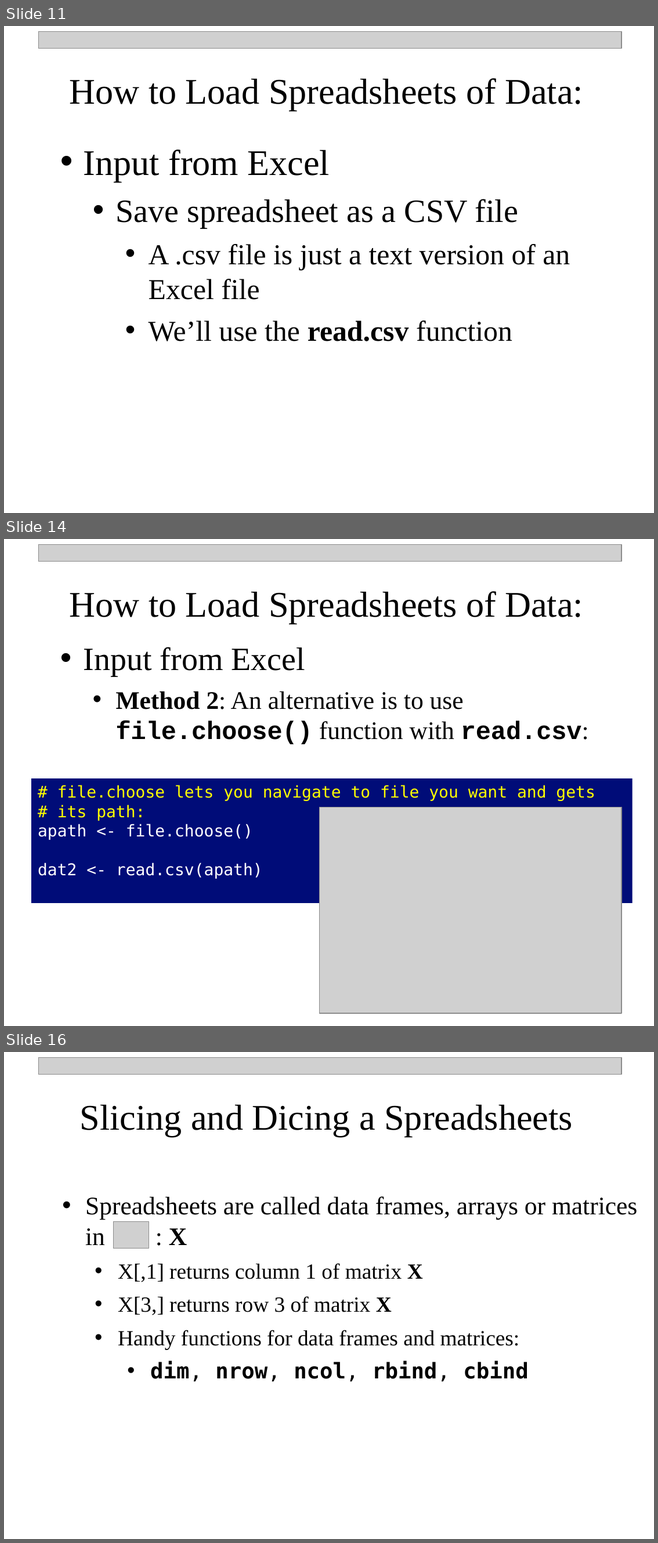
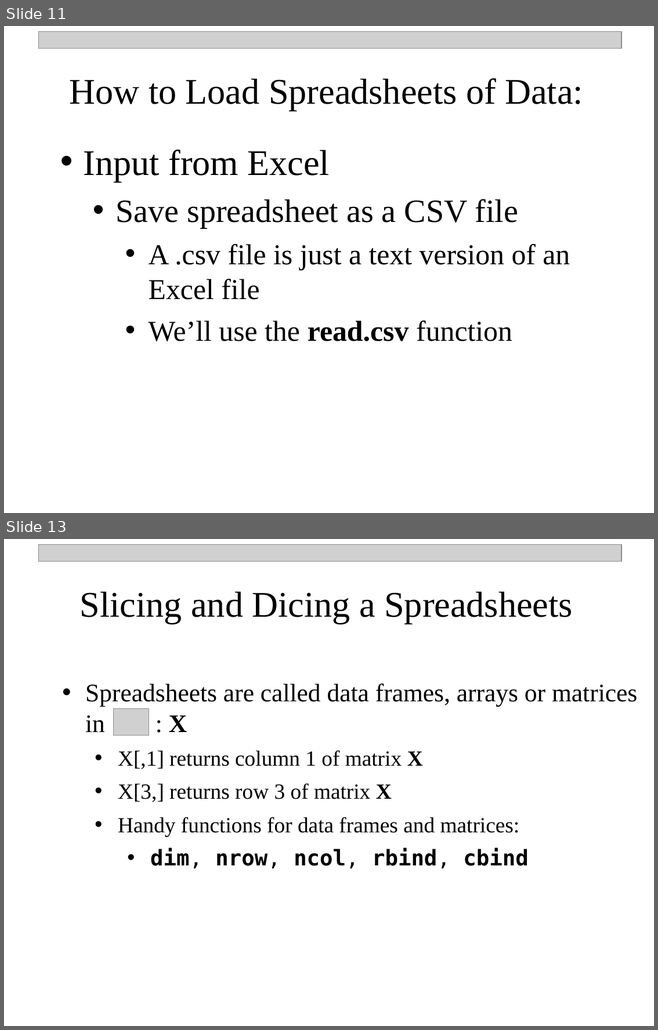
Before and after one commit to npetraco/workshop21, a slide deck: notes/day_1.pptx. Shown one above the other, each under a label of ours: slides 11, 14 and 16 before the commit, slides 11 and 13 after it; the slides between them are not shown. The pictures are 658x1543 and 658x1030 pixels, drawn with LibreOffice and Linux fonts; fonts in the diff are those of the drawing; grey boxes stand for pictures. Boxes give left, top, right and bottom in pixels: in the first picture for what was removed or moved away, otherwise in the second. Text is boxed around its words. In the diff, an @@ line names an element or a change of style, - is before the commit and + after.

```diff
--- a/notes/day_1.pptx
+++ b/notes/day_1.pptx
@@ slide 14 removed at (4,539,654,1026), background #FFFFFF @@
@@ picture removed at (38,544,621,561) @@
@@ text removed at (70,591,583,624) @@
-How to Load Spreadsheets of Data:
@@ text removed at (83,647,589,744) @@
-  • Input from Excel
-    • Method 2: An alternative is to use file.choose() function with read.csv:
@@ rectangle removed at (31,779,632,903) @@
-# file.choose lets you navigate to file you want and gets
-# its path:
-apath <- file.choose()
-dat2 <- read.csv(apath)
@@ picture removed at (320,808,621,1013) @@
@@ what was slide 16 is now slide 13 @@
```
Also in this commit, not shown: 2 slides changed, 2 other slides removed, 6 other files.
